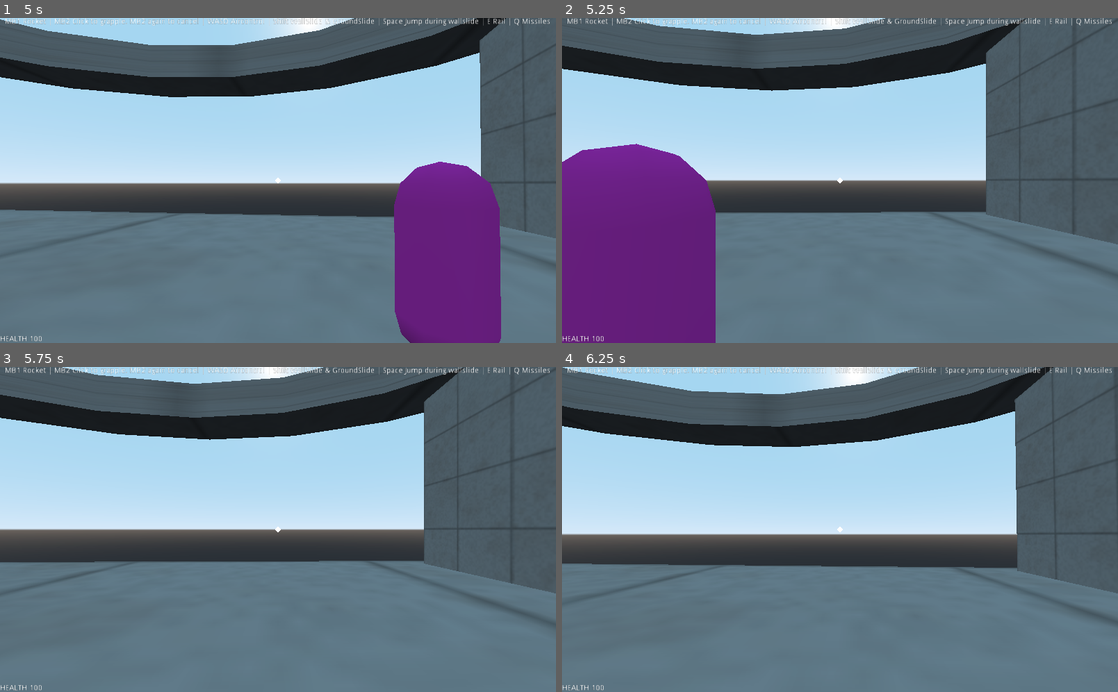
Above: before the commit, frames 1-4 (two rows, left to right).
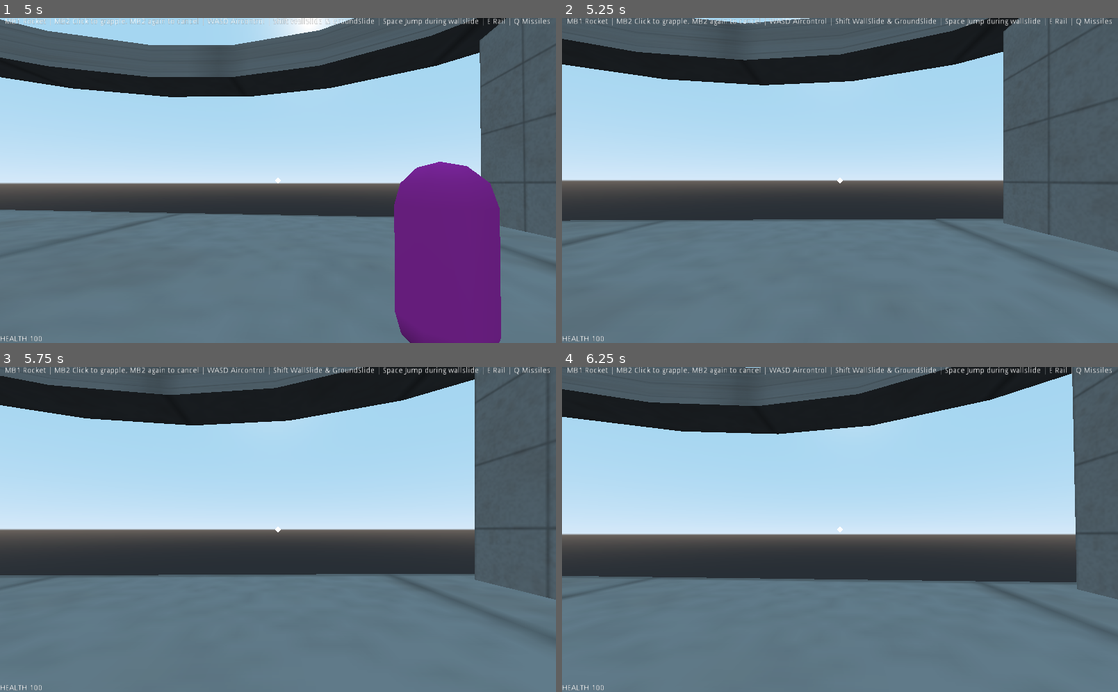
Above: after the commit, the same moments.

Repository: Game-Developers-Kerala/clichemovementshooter
Game: Godot game, scene res://levels/TestArena.tscn
The game is run twice, just before and just after one commit, with the same random seed, the same clock (stepped at 60 frames per second) and the same inputs. The engine's default icon, where the game draws it, is replaced by a stand-in: a white triangle on a blue panel in a dark square.
Inputs (mouse positions are in pixels of both pictures, inside the frame that each line leads up to):
- Up to frame 1 (5 s): tap Enter every 0.75 s from 0.5 to 4.25 s; move the mouse to (305, 180) at 0.52 s; hold Right mouse button (grapple) 0.53-1.28 s; hold W (forward) from 0.53 s (still down); tap Space (jump) at 0.77, 1.52, 3.02, 3.77, 4.52 s; move the mouse to (250, 180) at 1.27 s; right-click (250, 180) at 1.35 s; move the mouse to (289, 174) at 2.02 s; hold Q (homingmissile) 2.03-2.78 s; right-click (289, 174) at 2.3 s; move the mouse to (272, 187) at 2.77 s; click (272, 187) at 2.85 s; right-click (272, 187) at 3.05 s; move the mouse to (316, 183) at 3.52 s; hold Shift (slide) 3.53-4.28 s; right-click (316, 183) at 3.8 s; move the mouse to (233, 177) at 4.27 s; tap E (use) at 4.35 s; right-click (233, 177) at 4.55 s
- Up to frame 2 (5.25 s): keep holding W (forward); move the mouse to (845, 180) at 5.02 s; hold Right mouse button (grapple) from 5.03 s (still down)
- Up to frame 3 (5.75 s): keep holding W (forward); keep holding Right mouse button (grapple)
- Up to frame 4 (6.25 s): move the mouse to (817, 523) at 5.77 s; release W (forward) at 5.78 s; release Right mouse button (grapple) at 5.78 s; hold D (right) from 5.78 s (still down); right-click (817, 523) at 5.85 s; tap Space (jump) at 6.02 s

Frame 1 is identical in both runs. In frame 2, 25% of the frame differs, in the area x 0-100%, y 0-100%; in frame 3, 20%; in frame 4, 23%.
Error before the commit: Invalid get index 'glob' (on base: 'Area'). (res://scripts/player.gd:115)

Commit message:
added ability to grapple toward enemies

Diff:
--- a/scripts/player.gd
+++ b/scripts/player.gd
@@ -23,6 +23,7 @@
 var snap := Vector3.ZERO
 
 var grappled_enemy :Node = null
+var grappling_enemy :bool = false
 onready var grapple_targ = $floaters/GrappleTargArea
 
 
@@ -110,10 +111,12 @@
 			else:
 				snap = Vector3.ZERO
 		movestates.grapple:
-			if is_instance_valid(grappled_enemy):
-				grapple_targ.global_translation = grappled_enemy.global_translation +grappled_enemy.CENTER_OF_MASS
-				$floaters/GrappleTargArea.glob
-			var grappletargPos = $floaters/GrappleTargArea.global_translation
+			if grappling_enemy:
+				if is_instance_valid(grappled_enemy):
+					grapple_targ.global_translation = grappled_enemy.global_translation +grappled_enemy.CENTER_OF_MASS
+				else:
+					grapple_stop()
+			var grappletargPos = grapple_targ.global_translation
 			var grappleorigin = global_translation+Vector3.UP*1.42
 			$floaters/GrappleRay.look_at_from_position(grappleorigin,grappletargPos,Vector3.UP)
 			$floaters/GrappleRay.force_update_transform()
@@ -336,15 +339,19 @@
 		return
 	if $Camera/AimRay.is_colliding():
 		var collider = $Camera/AimRay.get_collider()
-		var point = $Camera/AimRay.get_collision_point()
 		if collider.get_collision_layer_bit(cmn.colliders.enemy_hurtbox):
+			grappling_enemy = true
 			grappled_enemy = collider.hit_receiver
-		$floaters/GrappleTargArea.global_translation = point
+			grapple_targ.global_translation = grappled_enemy.global_translation +grappled_enemy.CENTER_OF_MASS
+		else:
+			grapple_targ.global_translation = $Camera/AimRay.get_collision_point()
 		grappling = true
 		$floaters/GrappleRay/GrappleMesh.show()
 		$GrappleCancel.start()
 
 func grapple_stop():
+	grappling_enemy = false
+	grappled_enemy = null
 	grappling = false
 	$floaters/GrappleRay/GrappleMesh.hide()
 	$GrappleCancel.start()
